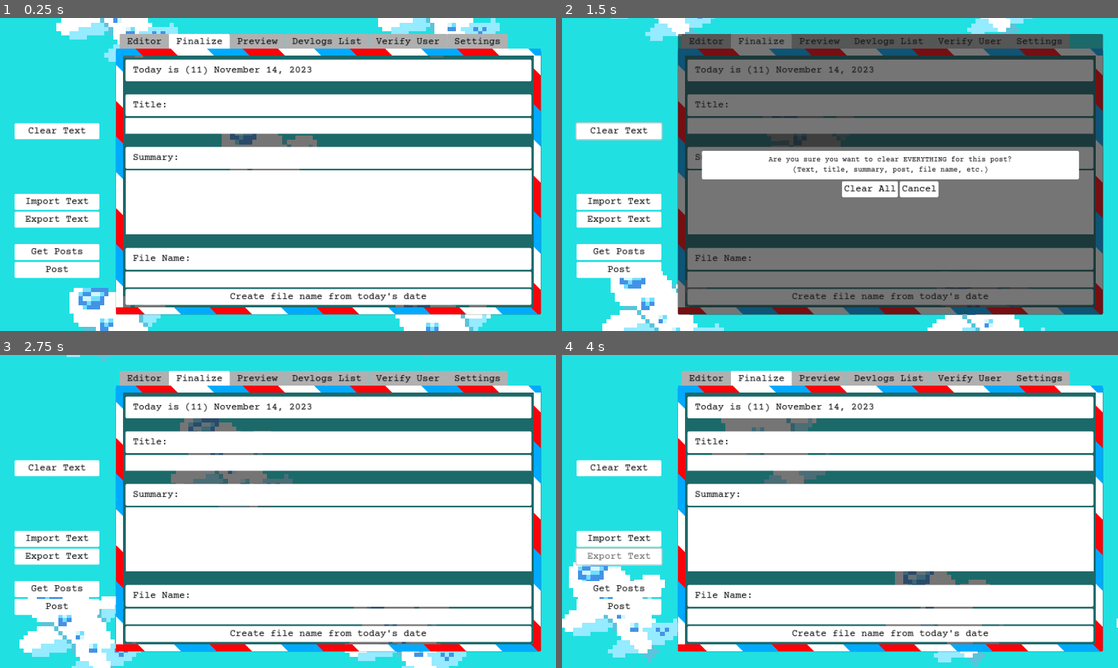
Above: before the commit, frames 1-4 (two rows, left to right).
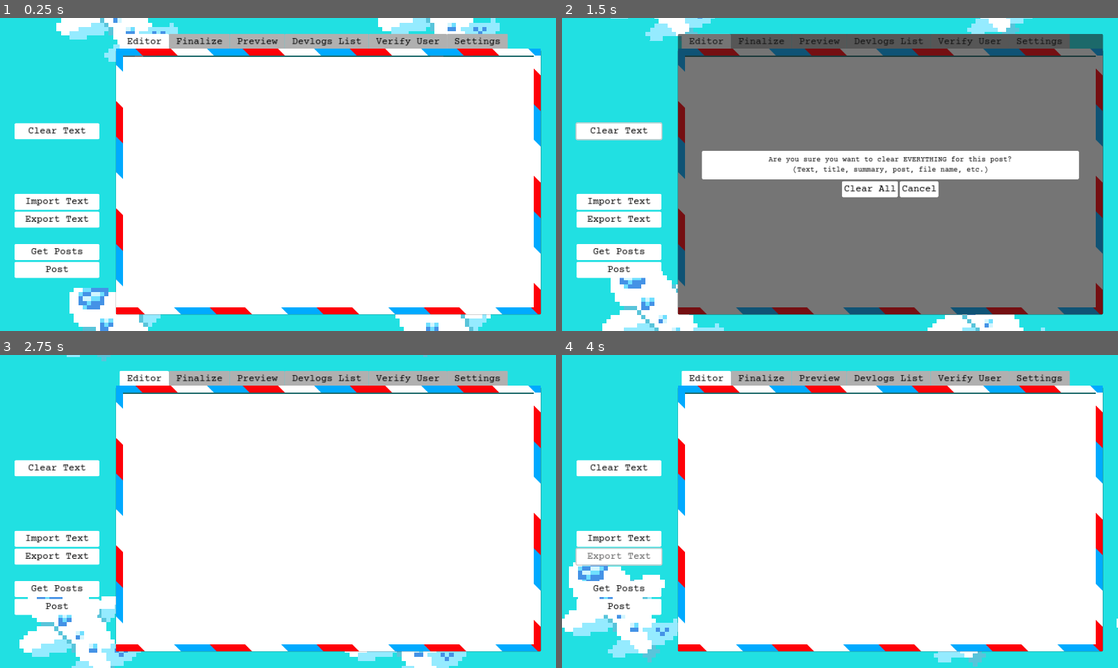
Above: after the commit, the same moments.

Repository: jennyton88/devlogs-maker
Game: Godot game, scene res://scenes/devlogs.tscn
Two runs of this game, one before a commit and one after it. Both use one fixed random seed, a clock stepped at 60 frames per second and the inputs below.
Inputs (mouse positions are in pixels of both pictures, inside the frame that each line leads up to):
- Up to frame 1 (0.25 s): no input
- Up to frame 2 (1.5 s): click "Clear Text" at 0.5 s; click (890, 296) at 1.25 s, where only the run before the commit has a clickable "Create file name from today's…"
- Up to frame 3 (2.75 s): click "Clear All" at 2 s
- Up to frame 4 (4 s): click "Import Text" at 2.75 s; click "Export Text" at 3.5 s

The runs differ from the first frame. In frame 1, 15% of the frame differs, in the area x 21-96%, y 5-93%; in frame 2, 14%; in frame 3, 15%; in frame 4, 15%.

Commit message:
separate finalize into its own scene, move methods over

Diff:
--- a/scenes/devlogs.tscn
+++ b/scenes/devlogs.tscn
@@ -6,6 +6,7 @@
 [ext_resource type="PackedScene" uid="uid://dfwpe1mowrb25" path="res://scenes/components/text_options.tscn" id="4_bwtfv"]
 [ext_resource type="Texture2D" uid="uid://c68nqgvrw67ro" path="res://assets/imgs/airplane.png" id="4_enp6g"]
 [ext_resource type="PackedScene" uid="uid://dvjxapeupcitp" path="res://scenes/components/border.tscn" id="6_hcaqf"]
+[ext_resource type="PackedScene" uid="uid://bd3yn3luhu540" path="res://scenes/finalize.tscn" id="6_kycab"]
 [ext_resource type="PackedScene" uid="uid://b7134j8afntpo" path="res://scenes/verify_user.tscn" id="7_36a3x"]
 [ext_resource type="PackedScene" uid="uid://bc4tgg3t4a85l" path="res://scenes/settings.tscn" id="7_adelr"]
 [ext_resource type="PackedScene" uid="uid://cg4nnfhi2bqyp" path="res://scenes/components/popup_msg.tscn" id="9_4c6yf"]
@@ -71,11 +72,10 @@
 
 [node name="Workspace" type="TabContainer" parent="HBoxContainer/VB2/MC1"]
 layout_mode = 2
-current_tab = 1
+current_tab = 0
 drag_to_rearrange_enabled = true
 
 [node name="Editor" type="MarginContainer" parent="HBoxContainer/VB2/MC1/Workspace"]
-visible = false
 layout_mode = 2
 theme_override_constants/margin_left = 14
 theme_override_constants/margin_top = 14
@@ -91,73 +91,9 @@
 caret_blink_interval = 0.5
 caret_mid_grapheme = true
 
-[node name="Finalize" type="MarginContainer" parent="HBoxContainer/VB2/MC1/Workspace"]
+[node name="Finalize" parent="HBoxContainer/VB2/MC1/Workspace" instance=ExtResource("6_kycab")]
+visible = false
 layout_mode = 2
-theme_override_constants/margin_left = 20
-theme_override_constants/margin_top = 20
-theme_override_constants/margin_right = 20
-theme_override_constants/margin_bottom = 20
-metadata/_tab_index = 1
-
-[node name="VBoxContainer" type="VBoxContainer" parent="HBoxContainer/VB2/MC1/Workspace/Finalize"]
-layout_mode = 2
-alignment = 1
-
-[node name="Date" type="Label" parent="HBoxContainer/VB2/MC1/Workspace/Finalize/VBoxContainer"]
-layout_mode = 2
-text = "Today is"
-
-[node name="MarginContainer7" type="MarginContainer" parent="HBoxContainer/VB2/MC1/Workspace/Finalize/VBoxContainer"]
-layout_mode = 2
-size_flags_vertical = 3
-size_flags_stretch_ratio = 0.15
-
-[node name="Header" type="Label" parent="HBoxContainer/VB2/MC1/Workspace/Finalize/VBoxContainer"]
-layout_mode = 2
-text = "Title:"
-
-[node name="Title" type="LineEdit" parent="HBoxContainer/VB2/MC1/Workspace/Finalize/VBoxContainer"]
-layout_mode = 2
-caret_blink = true
-caret_blink_interval = 0.5
-caret_mid_grapheme = true
-
-[node name="MarginContainer4" type="MarginContainer" parent="HBoxContainer/VB2/MC1/Workspace/Finalize/VBoxContainer"]
-layout_mode = 2
-size_flags_vertical = 3
-size_flags_stretch_ratio = 0.15
-
-[node name="Header2" type="Label" parent="HBoxContainer/VB2/MC1/Workspace/Finalize/VBoxContainer"]
-layout_mode = 2
-text = "Summary:"
-
-[node name="Summary" type="TextEdit" parent="HBoxContainer/VB2/MC1/Workspace/Finalize/VBoxContainer"]
-layout_mode = 2
-size_flags_vertical = 3
-wrap_mode = 1
-autowrap_mode = 2
-caret_blink = true
-caret_blink_interval = 0.5
-caret_mid_grapheme = true
-
-[node name="MarginContainer5" type="MarginContainer" parent="HBoxContainer/VB2/MC1/Workspace/Finalize/VBoxContainer"]
-layout_mode = 2
-size_flags_vertical = 3
-size_flags_stretch_ratio = 0.15
-
-[node name="Header1" type="Label" parent="HBoxContainer/VB2/MC1/Workspace/Finalize/VBoxContainer"]
-layout_mode = 2
-text = "File Name:"
-
-[node name="FileName" type="LineEdit" parent="HBoxContainer/VB2/MC1/Workspace/Finalize/VBoxContainer"]
-layout_mode = 2
-caret_blink = true
-caret_blink_interval = 0.5
-caret_mid_grapheme = true
-
-[node name="AddFileName" type="Button" parent="HBoxContainer/VB2/MC1/Workspace/Finalize/VBoxContainer"]
-layout_mode = 2
-text = "Create file name from today's date"
 
 [node name="Preview" type="MarginContainer" parent="HBoxContainer/VB2/MC1/Workspace"]
 visible = false
--- /dev/null
+++ b/scenes/finalize.tscn
@@ -0,0 +1,71 @@
+[gd_scene load_steps=2 format=3 uid="uid://bd3yn3luhu540"]
+
+[ext_resource type="Script" path="res://scripts/finalize.gd" id="1_ej4bi"]
+
+[node name="Finalize" type="MarginContainer"]
+theme_override_constants/margin_left = 20
+theme_override_constants/margin_top = 20
+theme_override_constants/margin_right = 20
+theme_override_constants/margin_bottom = 20
+script = ExtResource("1_ej4bi")
+metadata/_tab_index = 1
+
+[node name="VB" type="VBoxContainer" parent="."]
+layout_mode = 2
+alignment = 1
+
+[node name="Date" type="Label" parent="VB"]
+layout_mode = 2
+text = "Today is"
+
+[node name="MC7" type="MarginContainer" parent="VB"]
+layout_mode = 2
+size_flags_vertical = 3
+size_flags_stretch_ratio = 0.15
+
+[node name="Header" type="Label" parent="VB"]
+layout_mode = 2
+text = "Title:"
+
+[node name="Title" type="LineEdit" parent="VB"]
+layout_mode = 2
+caret_blink = true
+caret_blink_interval = 0.5
+caret_mid_grapheme = true
+
+[node name="MC4" type="MarginContainer" parent="VB"]
+layout_mode = 2
+size_flags_vertical = 3
+size_flags_stretch_ratio = 0.15
+
+[node name="Header2" type="Label" parent="VB"]
+layout_mode = 2
+text = "Summary:"
+
+[node name="Summary" type="TextEdit" parent="VB"]
+layout_mode = 2
+size_flags_vertical = 3
+wrap_mode = 1
+autowrap_mode = 2
+caret_blink = true
+caret_blink_interval = 0.5
+caret_mid_grapheme = true
+
+[node name="MC5" type="MarginContainer" parent="VB"]
+layout_mode = 2
+size_flags_vertical = 3
+size_flags_stretch_ratio = 0.15
+
+[node name="Header1" type="Label" parent="VB"]
+layout_mode = 2
+text = "File Name:"
+
+[node name="FileName" type="LineEdit" parent="VB"]
+layout_mode = 2
+caret_blink = true
+caret_blink_interval = 0.5
+caret_mid_grapheme = true
+
+[node name="AddFileName" type="Button" parent="VB"]
+layout_mode = 2
+text = "Create file name from today's date"
--- a/scripts/devlogs.gd
+++ b/scripts/devlogs.gd
@@ -3,26 +3,18 @@
 
 @onready var menu_options = $HBoxContainer/TextOptions;
 
-# Other Modules
+# Workspace Modules
 @onready var text_editor = $HBoxContainer/VB2/MC1/Workspace/Editor/EditText;
+@onready var finalize = $HBoxContainer/VB2/MC1/Workspace/Finalize;
 @onready var verify_user = $"HBoxContainer/VB2/MC1/Workspace/Verify User";
 @onready var text_preview = $HBoxContainer/VB2/MC1/Workspace/Preview/PostPreview;
 @onready var settings = $HBoxContainer/VB2/MC1/Workspace/Settings;
 
-# Finalize
-@onready var post_title = $HBoxContainer/VB2/MC1/Workspace/Finalize/VBoxContainer/Title;
-@onready var post_summary = $HBoxContainer/VB2/MC1/Workspace/Finalize/VBoxContainer/Summary;
-@onready var file_name = $HBoxContainer/VB2/MC1/Workspace/Finalize/VBoxContainer/FileName;
-@onready var curr_date = $HBoxContainer/VB2/MC1/Workspace/Finalize/VBoxContainer/Date;
-@onready var add_file_name_button = $HBoxContainer/VB2/MC1/Workspace/Finalize/VBoxContainer/AddFileName;
-
 # Import / Export
 @onready var file_dialog = $FileDialog;
 
-
 # Message Popup
 @onready var msg_popup = $HBoxContainer/VB2/MC1/MsgPopup;
-
 
 # Post list
 @onready var post_list = $"HBoxContainer/VB2/MC1/Workspace/Devlogs List/ScrollContainer/VBoxContainer";
@@ -46,18 +38,16 @@
 	verify_user.refresh_token_expired.connect(_on_token_expired.bind(true));
 	verify_user.user_token_expired.connect(_on_token_expired.bind(false));
 
-	post_title.text_changed.connect(_on_text_changed_preview);
+	finalize.post_title.text_changed.connect(_on_text_changed_preview);
+	finalize.post_summary.text_changed.connect(_on_update_preview);
 	text_editor.text_changed.connect(_on_update_preview);
-	post_summary.text_changed.connect(_on_update_preview);
+
 
 	file_dialog.add_filter("*.txt", "Text Files");
 	file_dialog.file_selected.connect(file_selected);
 	file_dialog.current_dir = OS.get_system_dir(OS.SystemDir.SYSTEM_DIR_DOWNLOADS);
 
-	add_file_name_button.pressed.connect(_on_add_file_name);
-
-	get_curr_date();
-
+	finalize.startup();
 	verify_user.setup_tokens();
 	settings.startup();
 
@@ -67,8 +57,7 @@
 # ==========================
 
 func _on_post_curr_text():
-	if (file_name.text == "" || post_title.text == "" ||
-		post_summary.text == "" || text_editor.text == ""):
+	if (finalize.text_is_empty() || text_editor.text == ""):
 		create_notif_popup("You haven't completed all parts of your post yet!");
 		return;
 
@@ -114,7 +103,7 @@
 	h_client.request_completed.connect(_on_http_post_completed);
 
 	var url = config.get_value("urls", "base_repo");
-	url += file_name.text;
+	url += finalize.get_filename();
 
 	error = h_client.request(url, headers, HTTPClient.METHOD_PUT, body);
 
@@ -273,7 +262,7 @@
 
 func _on_export_file():
 	var download_path = OS.get_system_dir(OS.SystemDir.SYSTEM_DIR_DOWNLOADS);
-	file_dialog.current_path = download_path + "/" + file_name.text + ".txt";
+	file_dialog.current_path = download_path + "/" + finalize.get_filename() + ".txt";
 	file_dialog.file_mode = FileDialog.FileMode.FILE_MODE_SAVE_FILE;
 	file_dialog.show();
 
@@ -366,7 +355,7 @@
 	if (FileAccess.file_exists(path) && file_dialog.file_mode != FileDialog.FileMode.FILE_MODE_SAVE_FILE):
 		clear_post();
 
-		file_name.text = path.get_file();
+		finalize.set_filename(path.get_file());
 
 		var txt_file = FileAccess.open(path, FileAccess.READ_WRITE);
 		txt_file.get_line(); # ignore first line, date edited
@@ -375,10 +364,10 @@
 		creation_date = curr_str.substr(0, curr_str.length());
 
 		curr_str = txt_file.get_line();
-		post_title.text = curr_str.substr(0, curr_str.length());
+		finalize.set_post_title(curr_str.substr(0, curr_str.length()));
 
 		curr_str = txt_file.get_line();
-		post_summary.text = curr_str.substr(0, curr_str.length());
+		finalize.set_post_summary(curr_str.substr(0, curr_str.length()));
 
 		var text = "";
 		while txt_file.get_position() < txt_file.get_length():
@@ -391,22 +380,6 @@
 		var txt_file = FileAccess.open(path, FileAccess.WRITE);
 		txt_file.store_string(text_preview.text);
 
-
-func _on_add_file_name():
-	var curr_time = Time.get_datetime_dict_from_system();
-
-	var named_file = "%d_" % curr_time["year"];
-	if (curr_time["month"] < 10):
-		named_file += "0";
-
-	named_file += "%d_" % curr_time["month"];
-
-	if (curr_time["day"] < 10):
-		named_file += "0";
-
-	named_file += "%d_" % curr_time["day"];
-
-	file_name.text = named_file + ".txt";
 
 
 func _on_enable_buttons():
@@ -441,9 +414,7 @@
 func clear_post():
 	text_editor.text = "";
 
-	file_name.text = "";
-	post_title.text = "";
-	post_summary.text = "";
+	finalize.clear_text();
 
 	text_preview.text = "";
 
@@ -465,8 +436,8 @@
 	else:
 		text_preview.text += get_curr_formatted_date() + "\n";
 
-	text_preview.text += post_title.text + "\n";
-	text_preview.text += post_summary.text + "\n";
+	text_preview.text += finalize.get_post_title() + "\n";
+	text_preview.text += finalize.get_post_summary() + "\n";
 
 	text_preview.text += text_editor.text;
 
@@ -515,11 +486,6 @@
 	delete_button.pressed.connect(_on_delete_button_pressed.bind(delete_button));
 
 	post_list.add_child(container);
-
-
-func get_curr_date():
-	var curr_time = Time.get_datetime_dict_from_system();
-	curr_date.text = "Today is (%d) %s %d, %d" % [curr_time["month"], AppInfo.Month.keys()[(curr_time["month"] % 12) - 1], curr_time["day"], curr_time["year"]];
 
 
 func get_curr_formatted_date():
@@ -578,15 +544,15 @@
 						var split_text = text_blob.rsplit("\n");
 
 						creation_date = split_text[1];
-						post_title.text = split_text[2];
-						post_summary.text = split_text[3];
+						finalize.set_post_title(split_text[2]);
+						finalize.set_post_summary(split_text[3]);
 
 						var str_len = 0;
 						for i in range(4):
 							str_len += split_text[i].length();
 
 						text_editor.text = text_blob.substr(str_len + 4, -1); # 4 of \n
-						file_name.text = curr_file_name;
+						finalize.set_filename(curr_file_name);
 
 						_on_update_preview();
 					"directory":
--- /dev/null
+++ b/scripts/finalize.gd
@@ -0,0 +1,84 @@
+extends MarginContainer
+
+@onready var filename = $VB/FileName;
+@onready var post_title = $VB/Title;
+@onready var post_summary = $VB/Summary;
+@onready var curr_date = $VB/Date;
+@onready var add_file_name_button = $VB/AddFileName;
+
+
+# =====================
+# ====== Methods ======
+# =====================
+
+func startup():
+	add_file_name_button.pressed.connect(_on_add_file_name);
+
+	get_curr_date();
+
+
+func get_curr_date():
+	var curr_time = Time.get_datetime_dict_from_system();
+	curr_date.text = "Today is (%d) %s %d, %d" % [curr_time["month"], AppInfo.Month.keys()[(curr_time["month"] % 12) - 1], curr_time["day"], curr_time["year"]];
+
+
+func clear_text():
+	filename.text = "";
+	post_title.text = "";
+	post_summary.text = "";
+
+
+func text_is_empty():
+	return (filename.text == "" || post_title.text == "" || post_summary.text == "");
+
+# =====================
+# ====== Signals ======
+# =====================
+
+func _on_add_file_name():
+	var curr_time = Time.get_datetime_dict_from_system();
+
+	var named_file = "%d_" % curr_time["year"];
+	if (curr_time["month"] < 10):
+		named_file += "0";
+
+	named_file += "%d_" % curr_time["month"];
+
+	if (curr_time["day"] < 10):
+		named_file += "0";
+
+	named_file += "%d_" % curr_time["day"];
+
+	set_filename(named_file + ".txt");
+
+
+# =====================
+# ====== Getters ======
+# =====================
+
+func get_filename():
+	return filename.text;
+
+
+func get_post_title():
+	return post_title.text;
+
+
+func get_post_summary():
+	return post_summary.text;
+
+
+# =====================
+# ====== Setters ======
+# =====================
+
+func set_filename(new_text: String):
+	filename.text = new_text;
+
+
+func set_post_title(new_text: String):
+	post_title.text = new_text;
+
+
+func set_post_summary(new_text: String):
+	post_summary.text = new_text;
Not shown: 1 places in scenes/devlogs.tscn that only renumber resources
